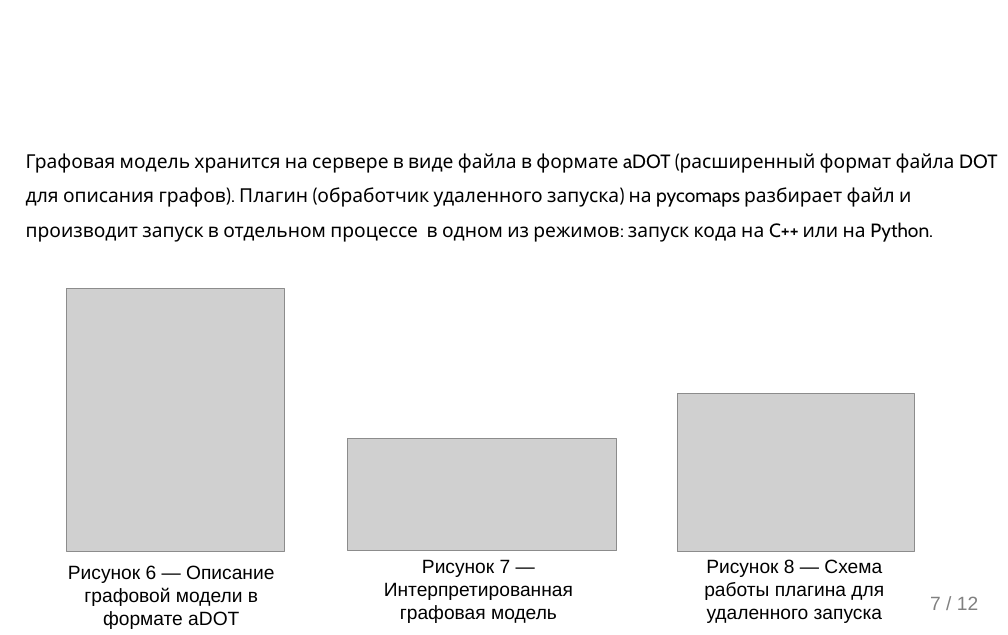
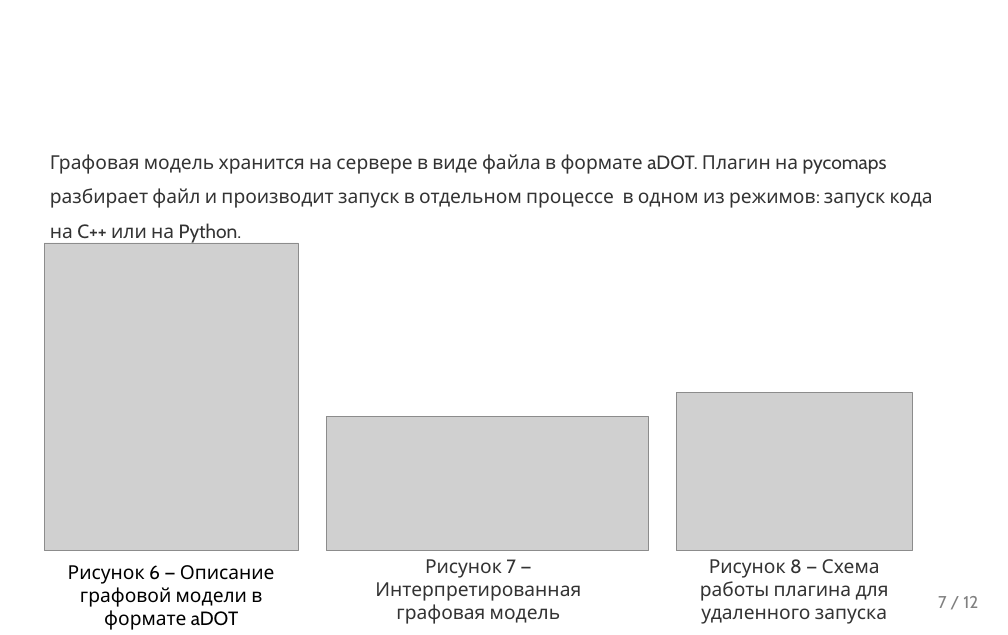
Before and after one commit to ITesserakt/Kodept, a slide deck: slide 8 of 04 - ВКРы/2019-2020 - Бизнес-логика в САПР на основе ГПИ/03 - Презентация/buisnes-logic_on_GBSE.pptx. Drawn at 1008x635 pixels with LibreOffice and Linux fonts; fonts in the diff are those of the drawing; grey boxes stand for pictures; background and template pictures are left out. Boxes give left, top, right and bottom in pixels: in the first picture for what was removed or moved away, otherwise in the second. Text is boxed around its words. In the diff, an @@ line names an element or a change of style, - is before the commit and + after.

```diff
--- a/04 - ВКРы/2019-2020 - Бизнес-логика в САПР на основе ГПИ/03 - Презентация/buisnes-logic_on_GBSE.pptx
+++ b/04 - ВКРы/2019-2020 - Бизнес-логика в САПР на основе ГПИ/03 - Презентация/buisnes-logic_on_GBSE.pptx
@@ text at bbox=[50, 154, 933, 244]: text changed; text colour #000000 to #333333 @@
-Графовая модель хранится на сервере в виде файла в формате aDOT (расширенный формат файла DOT для описания графов). Плагин (обработчик удаленного запуска) на pycomaps разбирает файл и производит запуск в отдельном процессе в одном из режимов: запуск кода на C++ или на Python.
+Графовая модель хранится на сервере в виде файла в формате aDOT. Плагин на pycomaps разбирает файл и производит запуск в отдельном процессе в одном из режимов: запуск кода на C++ или на Python.
@@ picture: place and size @@
-picture at bbox=[67, 288, 284, 552]
+picture at bbox=[44, 243, 298, 551]
@@ picture: place and size @@
-picture at bbox=[347, 438, 617, 551]
+picture at bbox=[327, 416, 648, 551]
@@ text "Рисунок 6 — Описание графовой ..." at bbox=[68, 565, 275, 630]: font Arial to Cabin @@
@@ text "Рисунок 7 — Интерпретированная графовая ..." at bbox=[375, 559, 581, 624]: font Arial to Cabin, text colour #000000 to #333333 @@
@@ text "Рисунок 8 — Схема работы ..." at bbox=[700, 559, 889, 624]: font Arial to Cabin, text colour #000000 to #333333 @@
@@ text "7 / 12" at bbox=[938, 596, 978, 608]: size 18 to 16 pt, font Arial to Cabin @@
```
Also in this commit, not shown: 12 other slides changed.
